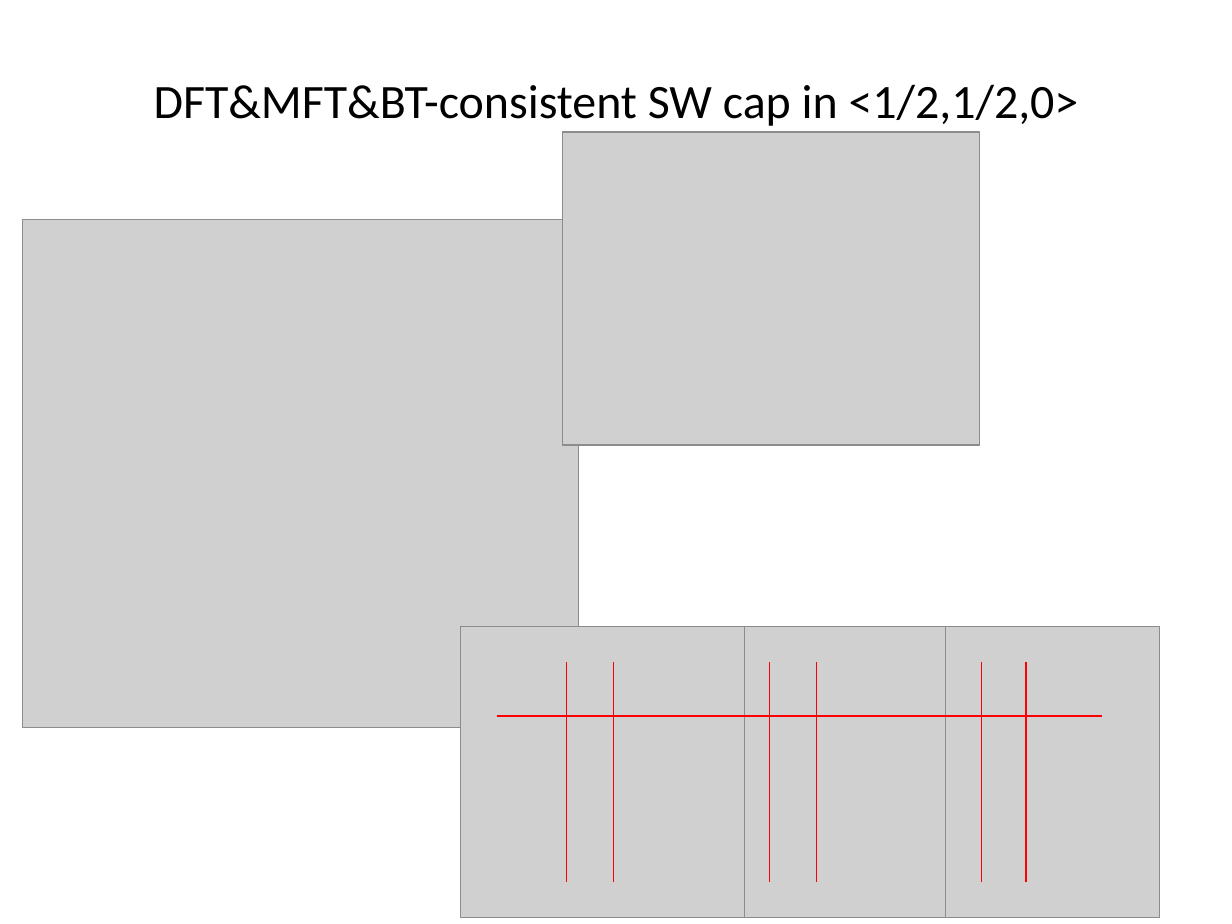
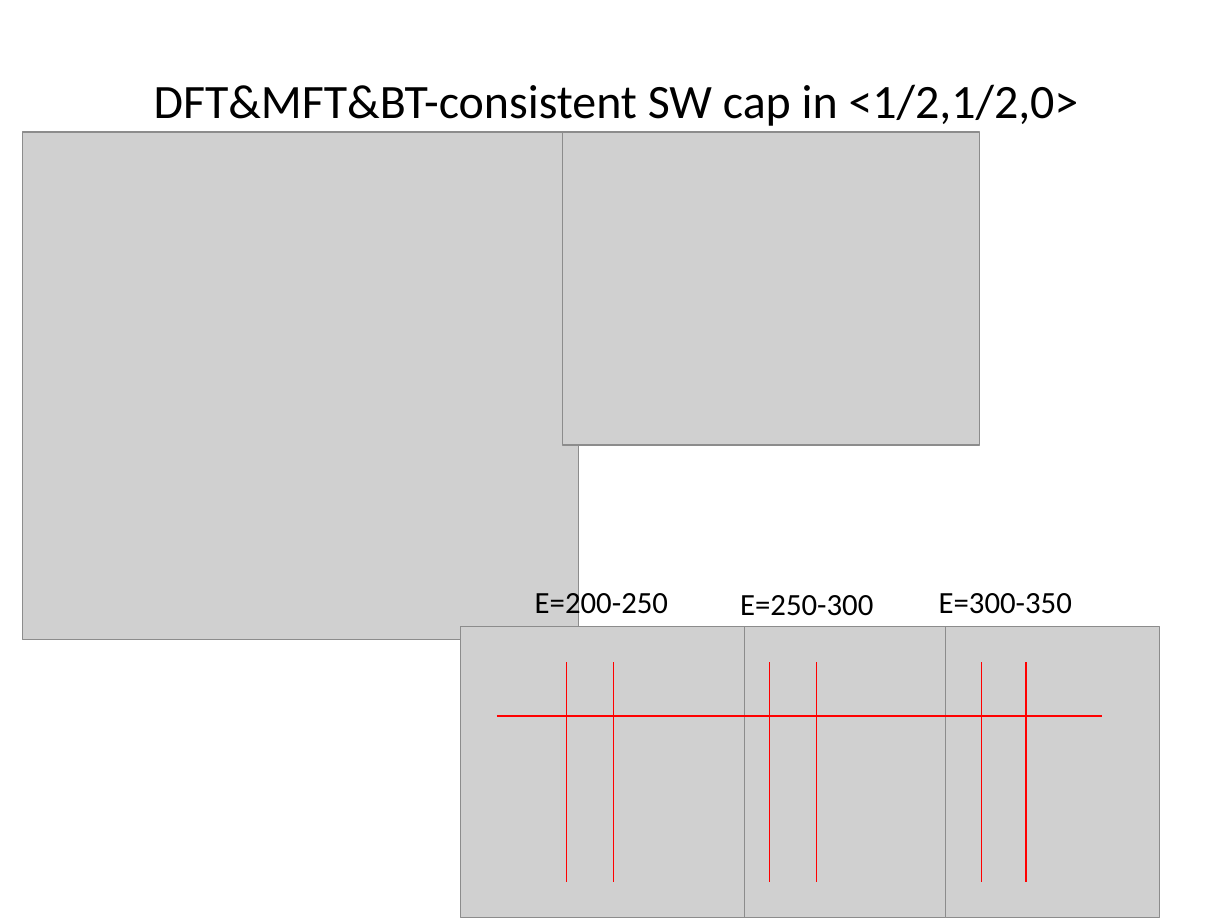
Before and after one commit to abuts/Fe, a slide deck: slide 4 of SpinWaveExcitationsInFe.pptx. Drawn at 1232x924 pixels with LibreOffice and Linux fonts; fonts in the diff are those of the drawing; grey boxes stand for pictures. Boxes give left, top, right and bottom in pixels: in the first picture for what was removed or moved away, otherwise in the second. Text is boxed around its words. In the diff, an @@ line names an element or a change of style, - is before the commit and + after.

```diff
--- a/SpinWaveExcitationsInFe.pptx
+++ b/SpinWaveExcitationsInFe.pptx
@@ picture: place and size @@
-picture at (22, 219, 578, 727)
+picture at (22, 132, 578, 639)
@@ text added at (535, 588, 668, 622), 18 pt, text #000000 @@
+E=200-250
@@ text added at (740, 595, 873, 616), 18 pt, text #000000 @@
+E=250-300
@@ text added at (939, 593, 1072, 614), 18 pt, text #000000 @@
+E=300-350
```
Also in this commit, not shown: 2 other slides changed, 1 other file.
